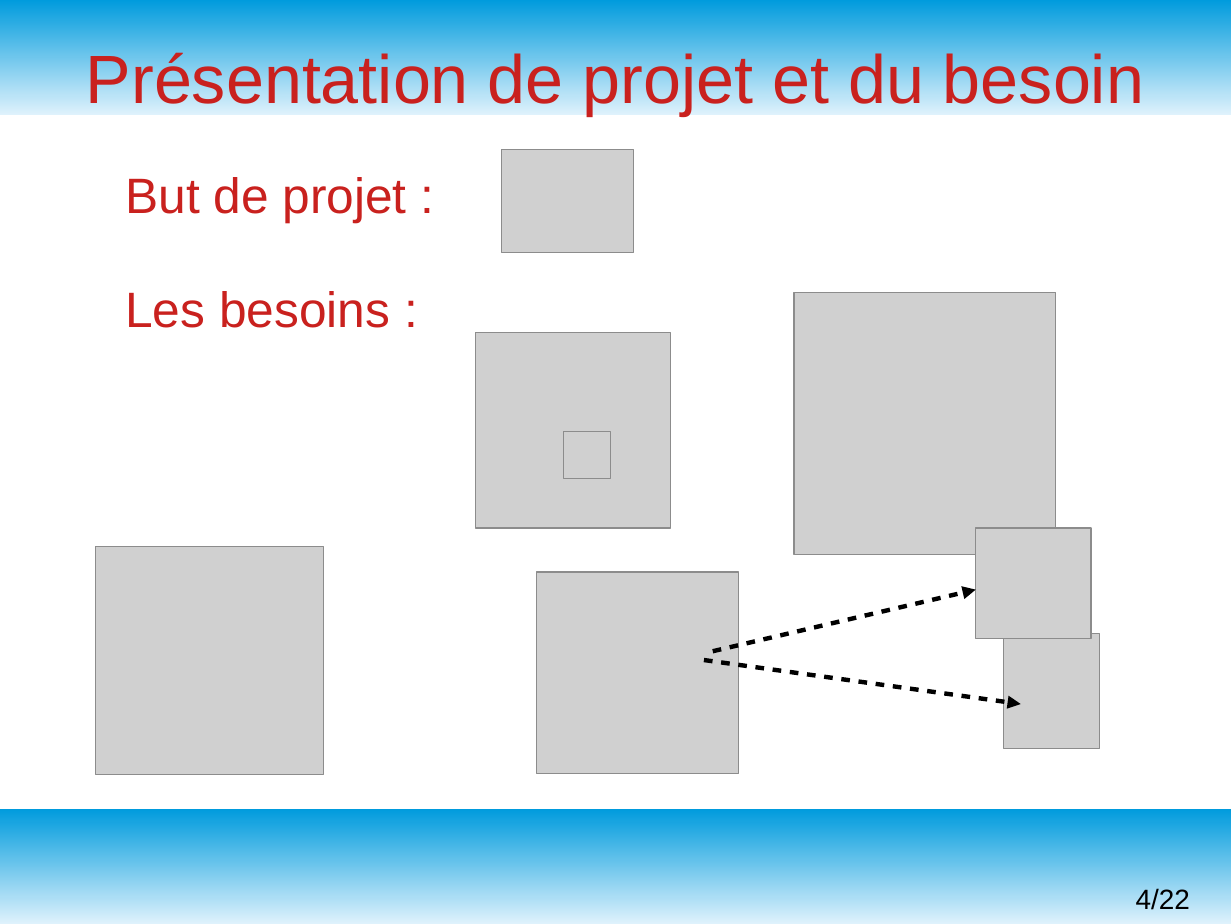
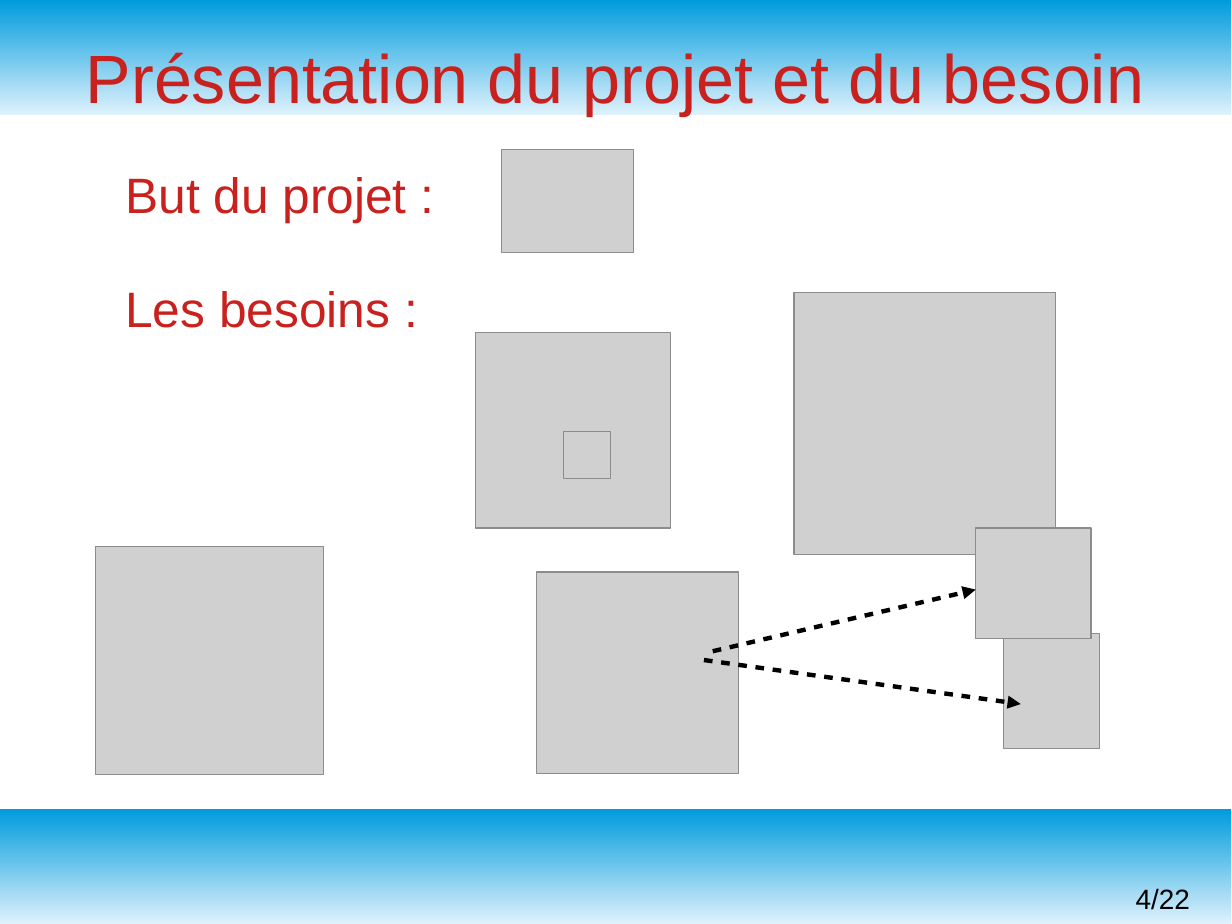
Before and after one commit to msoulard/ControleurDeRondes, a slide deck: slide 4 of Maëva/Diapo Revue 1.odp. Drawn at 1232x924 pixels with LibreOffice and Linux fonts; fonts in the diff are those of the drawing; grey boxes stand for pictures. Boxes give left, top, right and bottom in pixels: in the first picture for what was removed or moved away, otherwise in the second. Text is boxed around its words. In the diff, an @@ line names an element or a change of style, - is before the commit and + after.

```diff
--- a/Maëva/Diapo Revue 1.odp
+++ b/Maëva/Diapo Revue 1.odp
@@ title at [86, 48, 1144, 115]: text changed @@
-Présentation de projet et du besoin
+Présentation du projet et du besoin
@@ text at [125, 177, 407, 223]: text changed @@
-But de projet :
+But du projet :
```
Also in this commit, not shown: 1 other slide changed.
